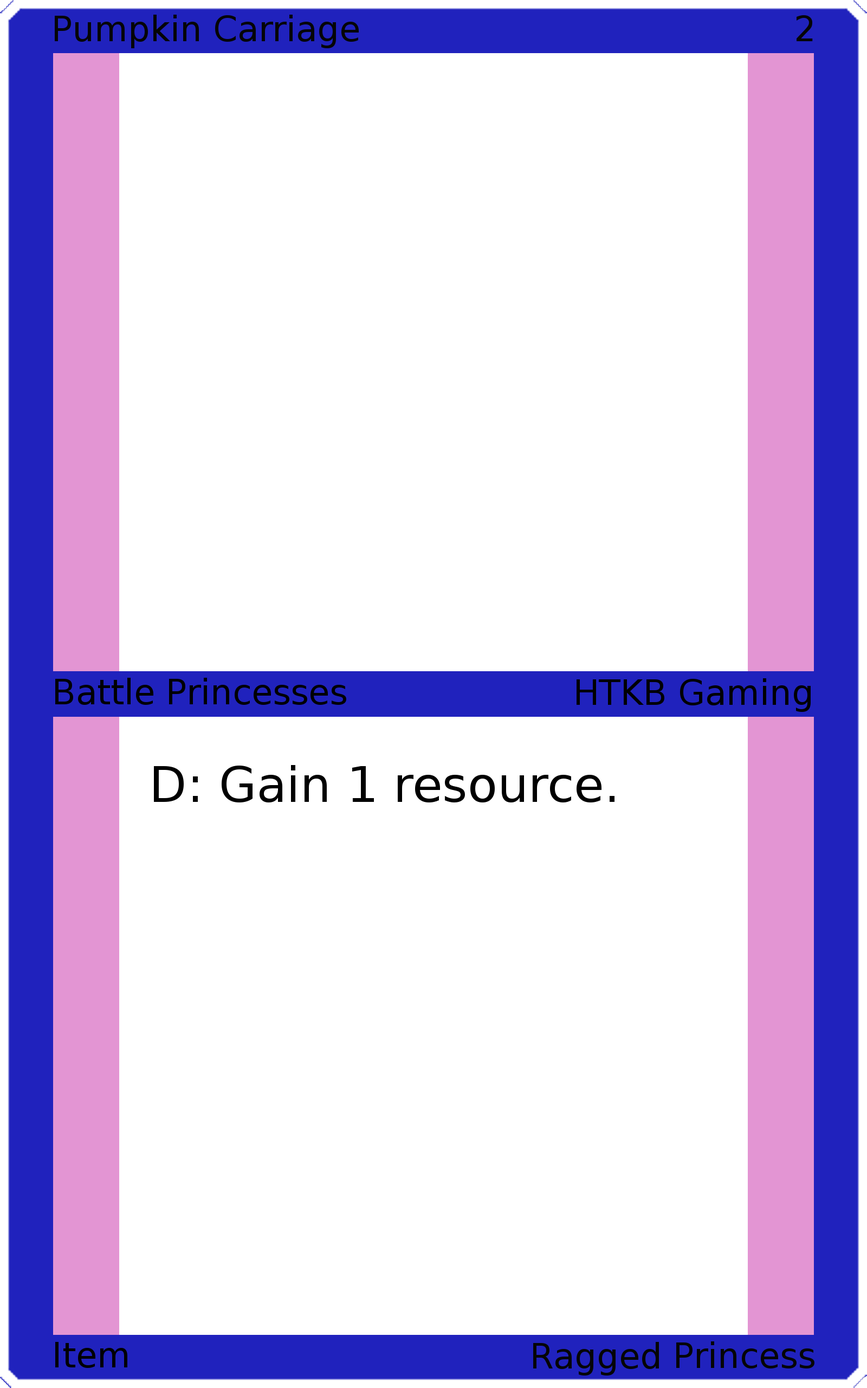
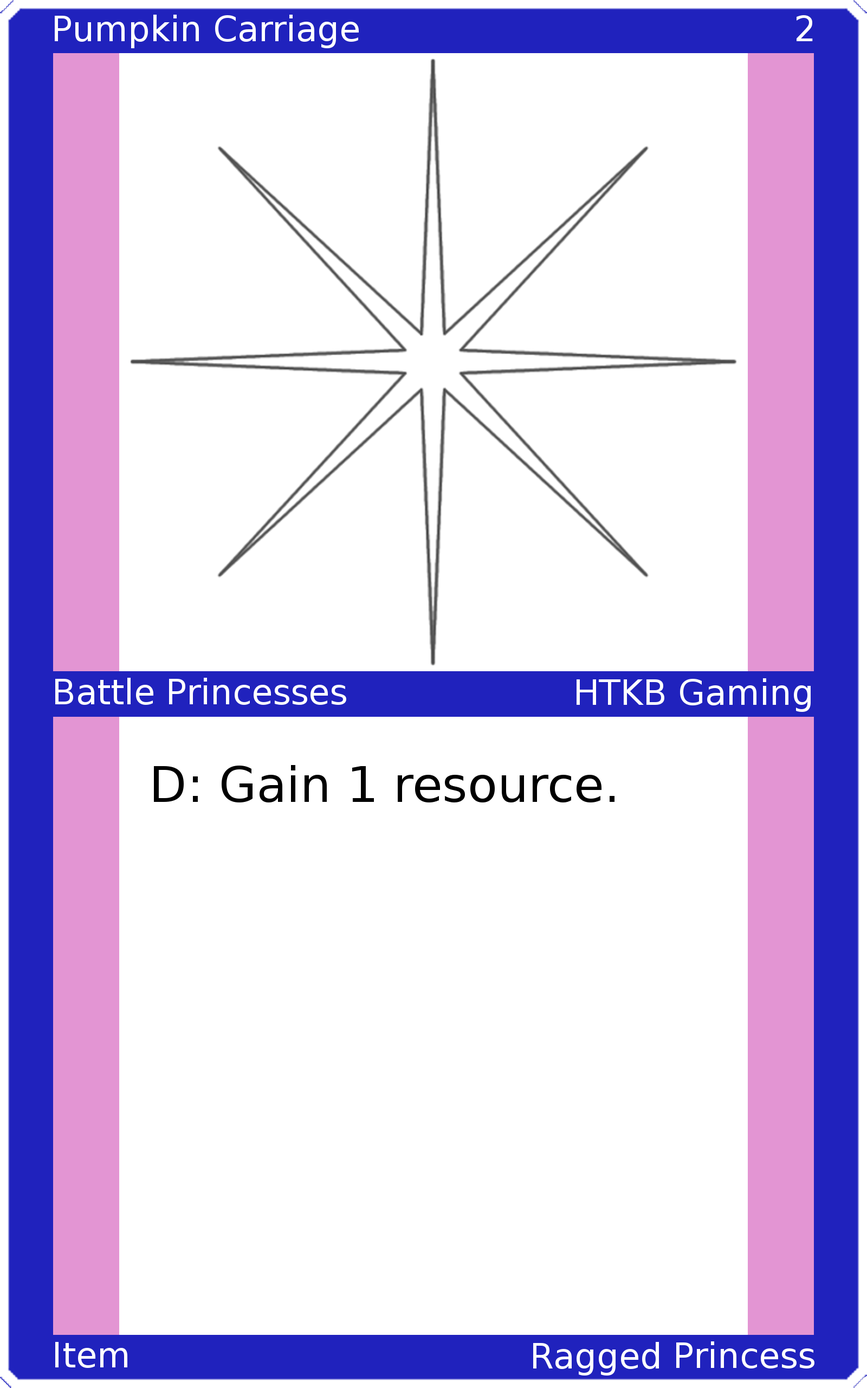
Layered file, before and after one edit (867px x 1388px). Changes by layer:
painted on "Upper Left" over 54, 14, 359, 49
painted on "Upper Right" over 796, 15, 814, 42
painted on "Mid Left" over 55, 677, 347, 705
painted on "Mid Right" over 576, 678, 811, 712
painted on "Bottom Left" over 55, 1341, 128, 1368
painted on "Bottom Right" over 533, 1340, 815, 1376
added layer "Art" above "Top Background" over 129, 57, 738, 666
